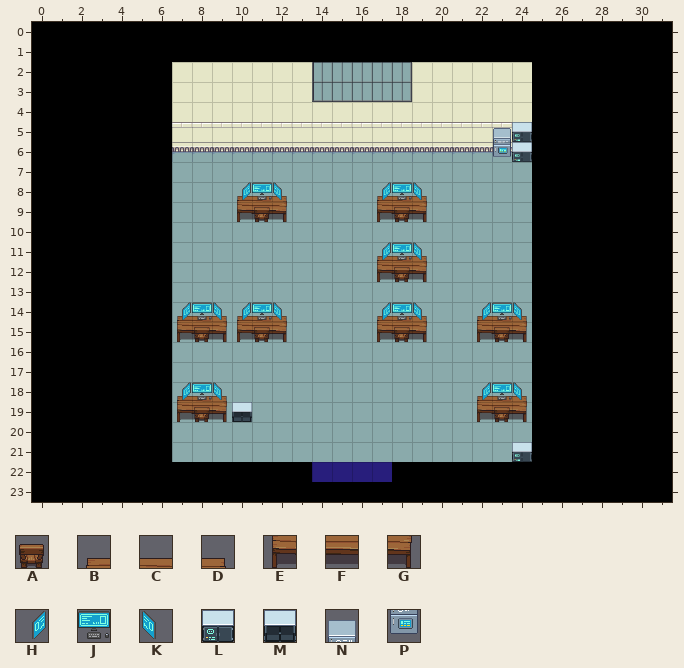
One commit to this Tiled map: assets/maps/salleS36.tmx. The first picture shows the starting point.
Cells are 32x32 px. Shown: x 0..31, y 0..23.
Key: from "Interior": A 441, B 442, C 443, D 444, E 474, F 475, G 476; from "pixel-cyberpunk-interior": H 48, J 49, K 50, L 55, M 76, N 111, P 132.
_ is an empty cell.
Layers that did not change in this view are not listed.
Layer "tables 99" before, first column x 0:
 0 ________________________________
 1 ________________________________
 2 ________________________________
 3 ________________________________
 4 ________________________________
 5 ________________________________
 6 ________________________________
 7 ________________________________
 8 __________BCD____BCD____________
 9 __________EFG____EFG____________
10 ________________________________
11 _________________BCD____________
12 _________________EFG____________
13 ________________________________
14 _______BCDBCD____BCD__BCD_______
15 _______EFGEFG____EFG__EFG_______
16 ________________________________
17 ________________________________
18 _______BCD____________BCD_______
19 _______EFG____________EFG_______
20 ________________________________
21 ________________________________
22 ________________________________
23 ________________________________
Layer "chaise 99" before, first column x 0:
 0 ________________________________
 1 ________________________________
 2 ________________________________
 3 ________________________________
 4 ________________________________
 5 ________________________________
 6 ________________________________
 7 ________________________________
 8 ________________________________
 9 ___________A______A_____________
10 ________________________________
11 ________________________________
12 __________________A_____________
13 ________________________________
14 ________________________________
15 ________A__A______A____A________
16 ________________________________
17 ________________________________
18 ________________________________
19 ________A______________A________
20 ________________________________
21 ________________________________
22 ________________________________
23 ________________________________
Layer "ordinateur 99" before, first column x 1:
 0 _______________________________
 1 _______________________________
 2 _______________________________
 3 _______________________________
 4 _______________________________
 5 ______________________NL_______
 6 ______________________PL_______
 7 _______________________________
 8 _________HJK____HJK____________
 9 _______________________________
10 _______________________________
11 ________________HJK____________
12 _______________________________
13 _______________________________
14 ______HJKHJK____HJK__HJK_______
15 _______________________________
16 _______________________________
17 _______________________________
18 ______HJK____________HJK_______
19 _________M_____________________
20 _______________________________
21 _______________________L_______
22 _______________________________
23 _______________________________
New version:
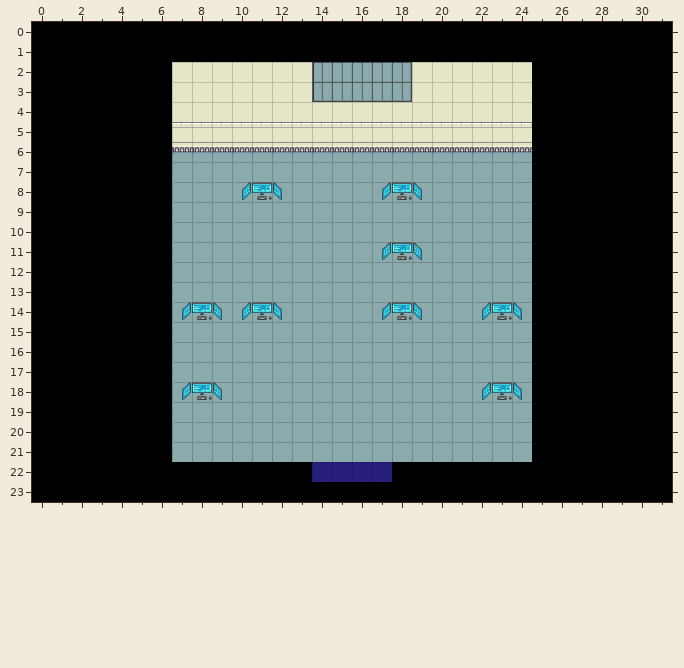
The exact change:
Changed rows in their new state; . is an unchanged cell.
Layer "tables 99" (now hidden):
first column x 7:
 8 ...___....___.....
 9 ...___....___.....
11 ..........___.....
12 ..........___.....
14 ______....___..___
15 ______....___..___
18 ___............___
19 ___............___
Layer "chaise 99" (now hidden):
first column x 8:
 9 ..._......_.....
12 .........._.....
15 _.._......_...._
first column x 8:
19 _.............._
Layer "ordinateur 99":
first column x 23:
 5 __
 6 __
first column x 10:
19 _..............
21 .............._
